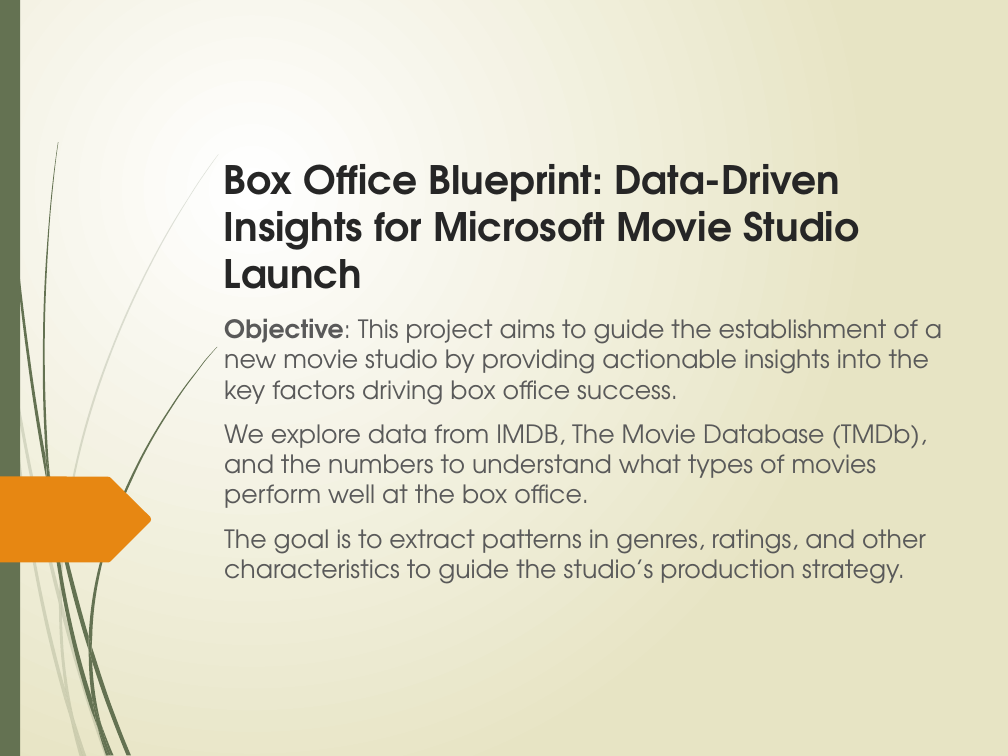
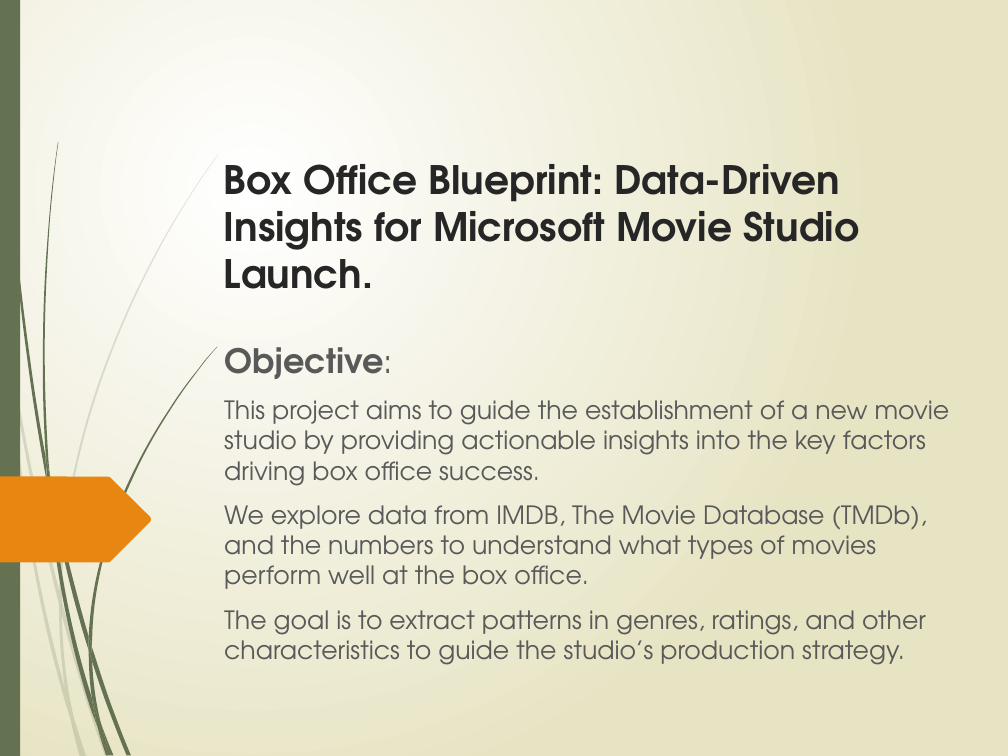
Before and after one commit to Hafsa-mohamed-Ad3n/Box-Office-Blueprint-Data-Driven-Insights-for-Microsoft-s-Movie-Studio-Launch, a slide deck: slide 1 of Movie_Analysis_Presentation latest copy.pptx. Drawn at 1008x756 pixels with LibreOffice and Linux fonts; fonts in the diff are those of the drawing. Boxes give left, top, right and bottom in pixels: in the first picture for what was removed or moved away, otherwise in the second. Text is boxed around its words. In the diff, an @@ line names an element or a change of style, - is before the commit and + after.

```diff
--- a/Movie_Analysis_Presentation latest copy.pptx
+++ b/Movie_Analysis_Presentation latest copy.pptx
@@ title at [224,164,859,289]: text changed @@
-Box Office Blueprint: Data-Driven Insights for Microsoft Movie Studio Launch
+Box Office Blueprint: Data-Driven Insights for Microsoft Movie Studio Launch.
@@ subtitle "Objective:": place and size @@
-subtitle "Objective:" at [224,318,942,584]
+subtitle "Objective:" at [224,347,950,665]
@@ subtitle at [224,347,950,486]: text changed @@
-Objective: This project aims to guide the establishment of a new movie studio by providing actionable insights into the key factors driving box office success.
+Objective:
+This project aims to guide the establishment of a new movie studio by providing actionable insights into the key factors driving box office success.
```
Also in this commit, not shown: 7 other slides changed, 12 slides added, 2 slides removed.
